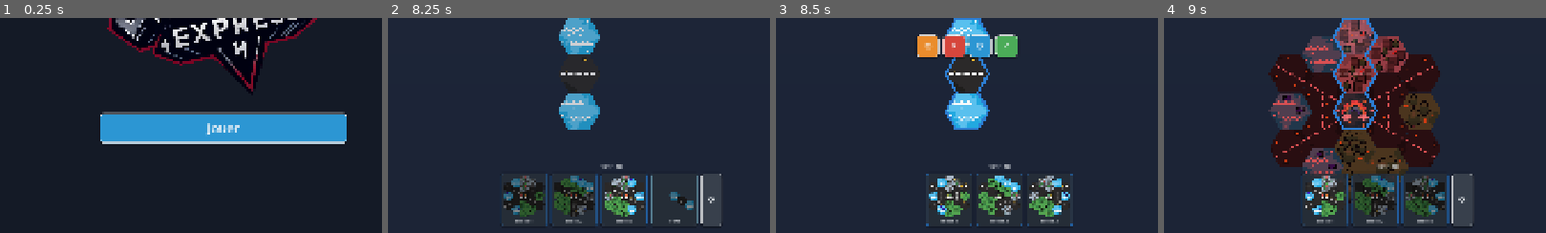
Above: before the commit, frames 1-4 (left to right).
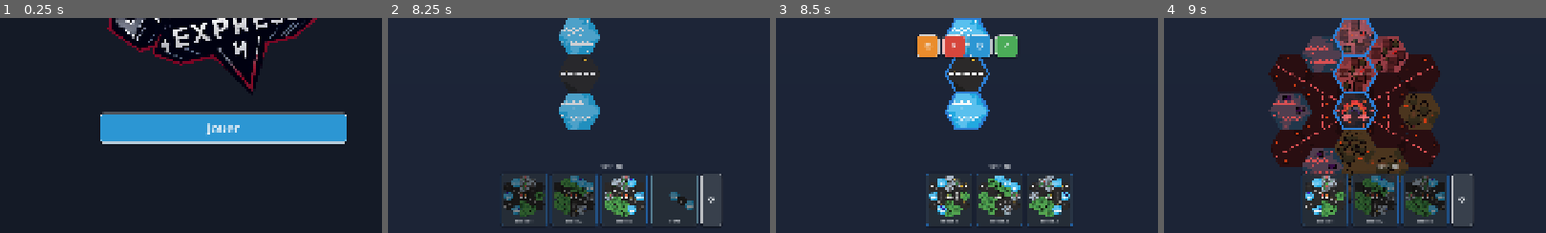
Above: after the commit, the same moments.

Repository: yoann-shopopop/shopopop-express
Game: Godot game, scene res://scenes/main.tscn
The game is run twice, just before and just after one commit, with the same random seed, the same clock (stepped at 60 frames per second) and the same inputs.
Inputs (mouse positions are % of the whole screen's width and height, from its top left):
- Up to frame 1 (0.25 s): no input
- Up to frame 2 (8.25 s): click "Jouer" at 0.5 s; click "+" at 1.25 s; click "−" at 2 s; click "2" at 2.75 s; click (40, 91) at 3.52 s; click (39, 91) at 4.27 s; click (45, 91) at 5.02 s; click (52, 91) at 5.77 s; click (58, 91) at 6.52 s; click "⟳" at 7.25 s; tap Enter at 8 s; move the mouse to (45, 70) at 8.02 s; hold Right from 8.03 s (still down); hold R (rotate_block) from 8.03 s (still down); click (45, 70) at 8.17 s
- Up to frame 3 (8.5 s): keep holding Right; keep holding R (rotate_block); tap Space at 8.27 s
- Up to frame 4 (9 s): release Right at 8.75 s; release R (rotate_block) at 8.75 s; click (43, 91) at 8.77 s
The pictures show only the part of the screen within x 21-71%, y 50-100%; the shares and areas given below are measured in that part.

Frames 1-2 are identical in both runs. In frame 3, less than 0.1% of the frame differs, in the area x 47-53%, y 16-36%; in frame 4, 0.1%.

Commit message:
feat(view): liseré par case hexagone (couleur joueur, 2x plus fin que la tuile)
Chaque case affiche désormais un contour de la couleur du joueur. Les arêtes
intérieures d'un bloc (partagées entre deux cases) sont tracées à la moitié de
OUTLINE_WIDTH ; le périmètre garde le trait épais, donc chaque case est cernée.

BlockOutline : géométrie d'arête extraite dans _edge_transform() et réutilisée
par perimeter_edge_transforms + le nouveau interior_edge_transforms (chaque
arête partagée émise une seule fois). Rendues dans le même MultiMesh.

Co-Authored-By: Claude Opus 4.8 (1M context) <noreply@anthropic.com>

Diff:
--- a/src/view/block_outline.gd
+++ b/src/view/block_outline.gd
@@ -1,9 +1,10 @@
 class_name BlockOutline
 extends RefCounted
-## Computes the perimeter of a block — the cell edges whose neighbor is NOT part of the same block
-## — as a list of box transforms, so a colored outline can be drawn around each placed piece.
+## Computes a block's cell edges as box transforms so a colored outline can be drawn. The PERIMETER
+## (edges whose neighbor is outside the block) frames each placed piece; the INTERIOR (edges shared
+## by two cells of the same block) subdivides it, so each individual hexagon cell reads as outlined.
 
-## Box transforms (in world space, at [param y]) for every perimeter edge of [param cells].
+## Box transforms (world space, at [param y]) for every perimeter edge of [param cells].
 ## Each box is a thin segment of length ~one hexagon side, oriented along its edge.
 static func perimeter_edge_transforms(cells: Array[Vector2i], size: float, y: float, width: float) -> Array[Transform3D]:
 	var present := {}
@@ -15,16 +16,46 @@
 		var center := HexUtils.axial_to_world(c, size)
 		for d in 6:
 			if present.has(c + HexUtils.DIRECTIONS[d]):
-				continue  # shared (interior) edge — no outline here
-			var to_neighbor := HexUtils.axial_to_world(HexUtils.DIRECTIONS[d], size)  # length = sqrt(3)*size
-			var radial := Vector3(to_neighbor.x, 0.0, to_neighbor.z).normalized()
-			var mid := center + radial * (size * sqrt(3.0) / 2.0)  # edge midpoint = apothem out
-			mid.y = y
-			# Box: local X along the edge (tangent), Z radial (thin), Y thin/up.
-			var tangent := Vector3(-radial.z, 0.0, radial.x)
-			var basis := Basis()
-			basis.x = tangent * (size * 1.05)  # ~one hexagon side, slight overlap closes corners
-			basis.y = Vector3.UP * width
-			basis.z = radial * width
-			result.append(Transform3D(basis, mid))
+				continue  # shared (interior) edge — no perimeter outline here
+			result.append(_edge_transform(center, d, size, y, width))
 	return result
+
+
+## Box transforms for every interior edge of [param cells] — edges shared by two cells of the same
+## block — for a thinner per-cell outline. Each shared edge is emitted once (by its canonical owner).
+static func interior_edge_transforms(cells: Array[Vector2i], size: float, y: float, width: float) -> Array[Transform3D]:
+	var present := {}
+	for c in cells:
+		present[c] = true
+
+	var result: Array[Transform3D] = []
+	for c in cells:
+		var center := HexUtils.axial_to_world(c, size)
+		for d in 6:
+			var n := c + HexUtils.DIRECTIONS[d]
+			if not present.has(n):
+				continue  # perimeter edge — drawn by the thicker outline
+			if not _owns_shared_edge(c, n):
+				continue  # the neighbour cell emits this shared edge
+			result.append(_edge_transform(center, d, size, y, width))
+	return result
+
+
+# One edge box: local X along the edge (tangent), Z radial (thin), Y thin/up; centered on the edge
+# midpoint (the apothem out from the cell center, in direction [param d]).
+static func _edge_transform(center: Vector3, d: int, size: float, y: float, width: float) -> Transform3D:
+	var to_neighbor := HexUtils.axial_to_world(HexUtils.DIRECTIONS[d], size)  # length = sqrt(3)*size
+	var radial := Vector3(to_neighbor.x, 0.0, to_neighbor.z).normalized()
+	var mid := center + radial * (size * sqrt(3.0) / 2.0)  # edge midpoint = apothem out
+	mid.y = y
+	var tangent := Vector3(-radial.z, 0.0, radial.x)
+	var basis := Basis()
+	basis.x = tangent * (size * 1.05)  # ~one hexagon side, slight overlap closes corners
+	basis.y = Vector3.UP * width
+	basis.z = radial * width
+	return Transform3D(basis, mid)
+
+
+# Canonical owner of a shared edge, so it is emitted exactly once: the lexicographically smaller cell.
+static func _owns_shared_edge(c: Vector2i, n: Vector2i) -> bool:
+	return c.x < n.x or (c.x == n.x and c.y < n.y)
--- a/src/view/hex_grid_view.gd
+++ b/src/view/hex_grid_view.gd
@@ -67,6 +67,11 @@
 				piece.cells(), GameConfig.HEX_SIZE, 1.0, GameConfig.OUTLINE_WIDTH):
 			transforms.append(t)
 			colors.append(color)
+		# Per-cell outline: interior edges, half the perimeter width, same color.
+		for t in BlockOutline.interior_edge_transforms(
+				piece.cells(), GameConfig.HEX_SIZE, 1.0, GameConfig.OUTLINE_WIDTH * 0.5):
+			transforms.append(t)
+			colors.append(color)
 	_outlines.multimesh.instance_count = transforms.size()
 	for i in transforms.size():
 		_outlines.multimesh.set_instance_transform(i, transforms[i])
